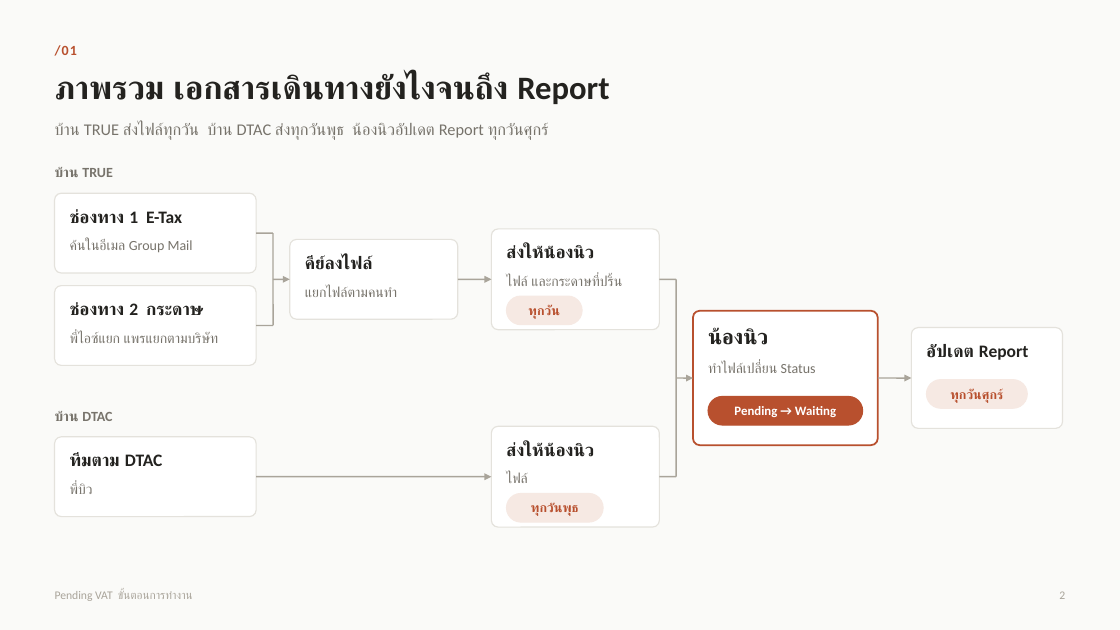
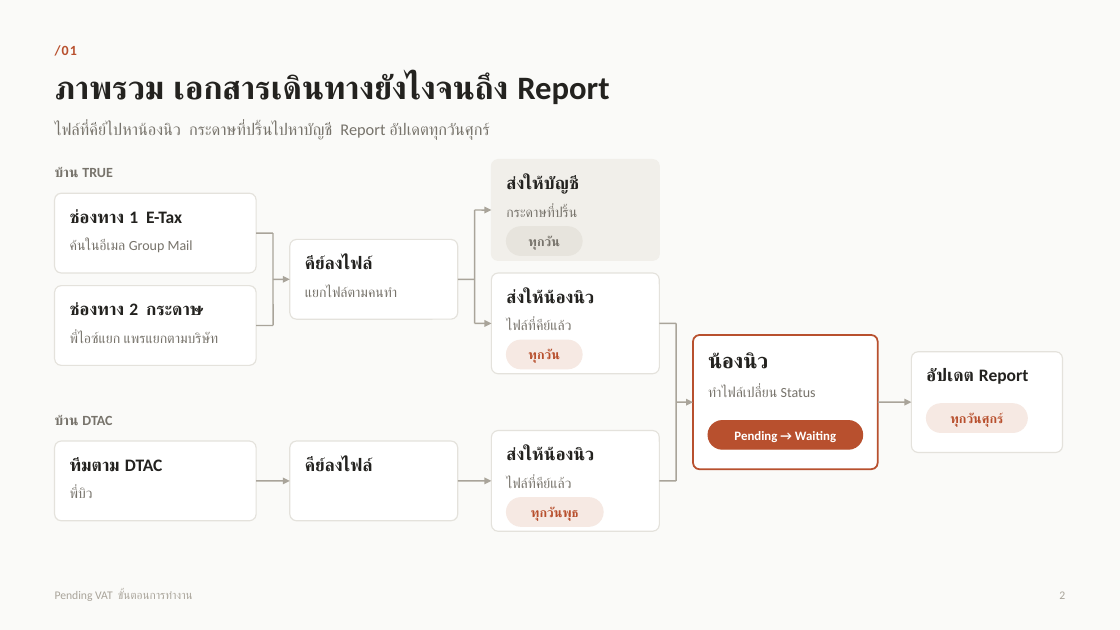
Before and after one commit to PatcharasitP/DAX, a slide deck: slide 2 of Pending_VAT_Workflow.pptx. Drawn at 1120x630 pixels with LibreOffice and Linux fonts; fonts in the diff are those of the drawing. Boxes give left, top, right and bottom in pixels: in the first picture for what was removed or moved away, otherwise in the second. Text is boxed around its words. In the diff, an @@ line names an element or a change of style, - is before the commit and + after.

Commit message:
แก้สไลด์ Pending VAT เพิ่มพี่นุช กระดาษที่ปริ้นส่งบัญชี พี่บิวคีย์ลงไฟล์

```diff
--- a/Pending_VAT_Workflow.pptx
+++ b/Pending_VAT_Workflow.pptx
@@ text at box(55, 123, 489, 140): text changed @@
-บ้าน TRUE ส่งไฟล์ทุกวัน บ้าน DTAC ส่งทุกวันพุธ น้องนิวอัปเดต Report ทุกวันศุกร์
+ไฟล์ที่คีย์ไปหาน้องนิว กระดาษที่ปริ้นไปหาบัญชี Report อัปเดตทุกวันศุกร์
@@ 2 rounded rectangles, 1 text: place and size @@
-2 rounded rectangles, 1 text at box(492, 229, 660, 330)
+2 rounded rectangles, 1 text at box(492, 160, 660, 260)
@@ rounded rectangle at box(492, 160, 660, 260): fill #FFFFFF to #F1EFEA; outline #E4E2DC 1 pt to #F1EFEA 1 pt @@
@@ text added at box(506, 176, 578, 194), 15 pt, text #23221F, bold @@
+ส่งให้บัญชี
@@ text at box(506, 206, 577, 217): text changed @@
-ไฟล์ และกระดาษที่ปริ้น
+กระดาษที่ปริ้น
@@ line added from (475, 210) to (475, 323), #A9A49A 1.25 pt @@
@@ arrow added from (475, 210) to (492, 210), #A9A49A 1.25 pt @@
@@ text "ทุกวัน" at box(528, 236, 560, 250): text colour #B8502E to #77736B @@
@@ rounded rectangle at box(507, 227, 582, 255): fill #F6E9E3 to #E7E4DD; outline #F6E9E3 1 pt to #E7E4DD 1 pt @@
@@ arrow moved from (458, 280) - (492, 280) to (458, 280) - (475, 280) @@
@@ arrow (458, 280) - (475, 280): arrow to line @@
@@ rounded rectangle added at box(492, 273, 660, 374), fill #FFFFFF, outline #E4E2DC 1 pt @@
@@ text "ส่งให้น้องนิว": place and size @@
-text "ส่งให้น้องนิว" at box(506, 245, 594, 259)
+text "ส่งให้น้องนิว" at box(506, 289, 594, 304)
@@ arrow added from (475, 323) to (492, 323), #A9A49A 1.25 pt @@
@@ text added at box(506, 319, 571, 330), 12 pt, text #77736B @@
+ไฟล์ที่คีย์แล้ว
@@ line moved from (660, 280) - (676, 280) to (660, 323) - (676, 323) @@
@@ line moved from (676, 280) - (676, 476) to (676, 323) - (676, 481) @@
@@ rounded rectangle added at box(507, 340, 582, 369), fill #F6E9E3, outline #F6E9E3 1 pt @@
@@ text added at box(528, 349, 560, 363), 11 pt, text #B8502E, bold @@
+ทุกวัน
@@ 5 texts, 4 rounded rectangles, 2 arrows: place and size @@
-5 texts, 4 rounded rectangles, 2 arrows at box(676, 311, 1063, 445)
+5 texts, 4 rounded rectangles, 2 arrows at box(676, 335, 1063, 470)
@@ rounded rectangle added at box(290, 441, 458, 521), fill #FFFFFF, outline #E4E2DC 1 pt @@
@@ text added at box(305, 457, 373, 472), 15 pt, text #23221F, bold @@
+คีย์ลงไฟล์
@@ text at box(506, 477, 571, 488): text changed @@
-ไฟล์
+ไฟล์ที่คีย์แล้ว
@@ arrow moved from (256, 476) - (492, 476) to (256, 481) - (290, 481) @@
@@ arrow added from (458, 481) to (492, 481), #A9A49A 1.25 pt @@
@@ 5 texts, 1 rounded rectangle, 1 line: place and size @@
-5 texts, 1 rounded rectangle, 1 line at box(55, 411, 676, 517)
+5 texts, 1 rounded rectangle, 1 line at box(55, 415, 676, 521)
```
Also in this commit, not shown: 4 other slides changed.
